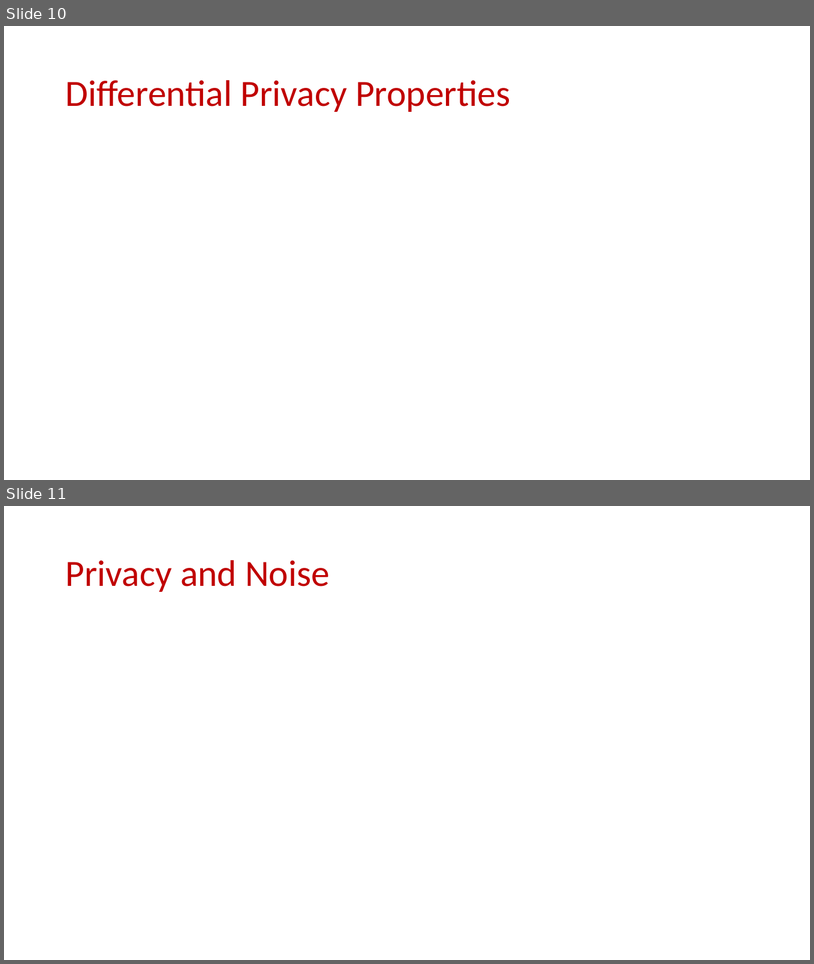
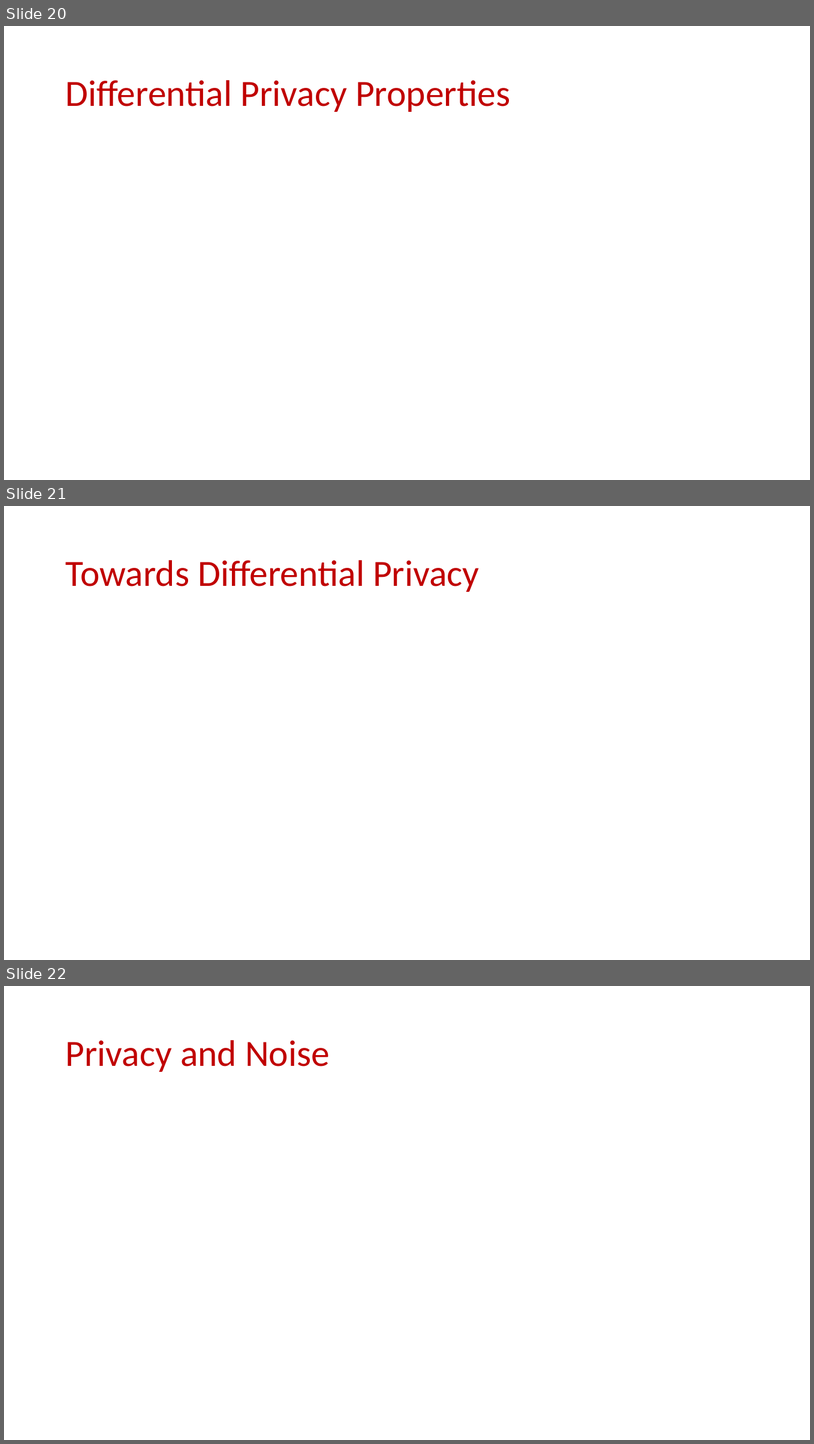
Before and after one commit to samsonzhou/samsonzhou.github.io, a slide deck: CSCE658-S24/L20.pptx. Shown one above the other, each under a label of ours: slides 10 and 11 before the commit, slides 20, 21 and 22 after it. The pictures are 814x964 and 814x1444 pixels, drawn with LibreOffice and Linux fonts; fonts in the diff are those of the drawing; grey boxes stand for pictures. Boxes give left, top, right and bottom in pixels: in the first picture for what was removed or moved away, otherwise in the second. Text is boxed around its words. In the diff, an @@ line names an element or a change of style, - is before the commit and + after.

```diff
--- a/CSCE658-S24/L20.pptx
+++ b/CSCE658-S24/L20.pptx
@@ slide 21 added at box(4, 506, 810, 960), background #FFFFFF @@
@@ title added at box(65, 560, 480, 592), 44 pt, text #C00000 @@
+Towards Differential Privacy
@@ what was slide 10 is now slide 20 @@
@@ what was slide 11 is now slide 22 @@
```
Also in this commit, not shown: 2 slides changed, 19 other slides added.
